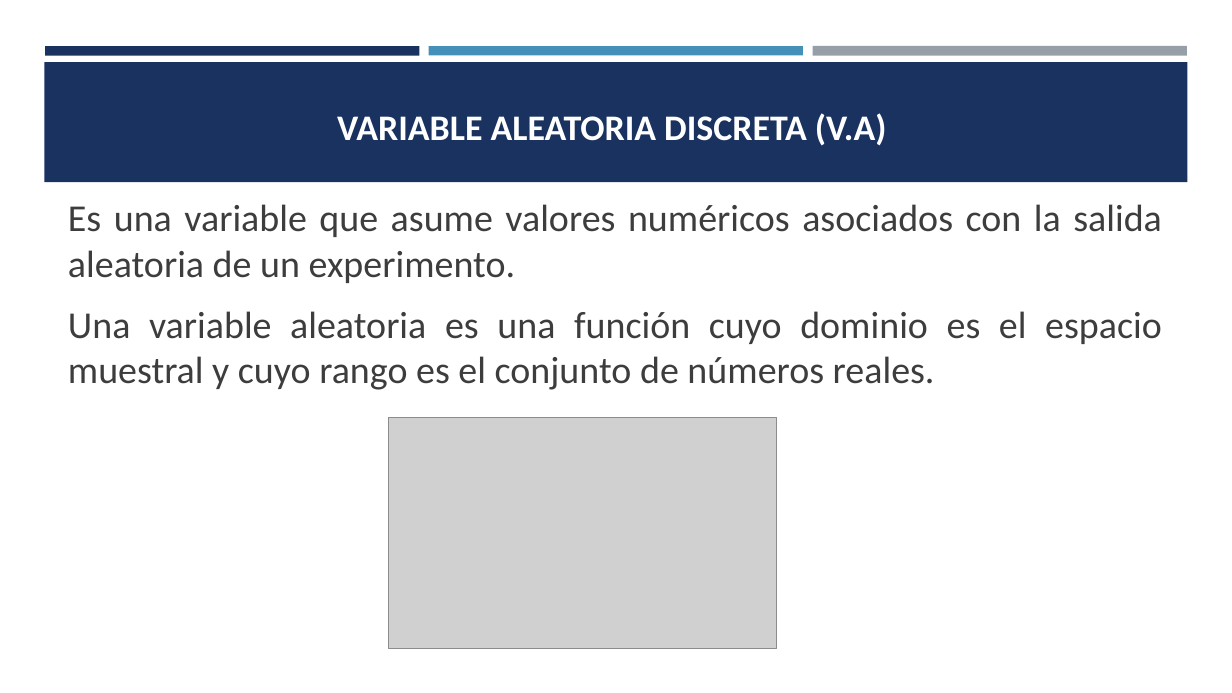
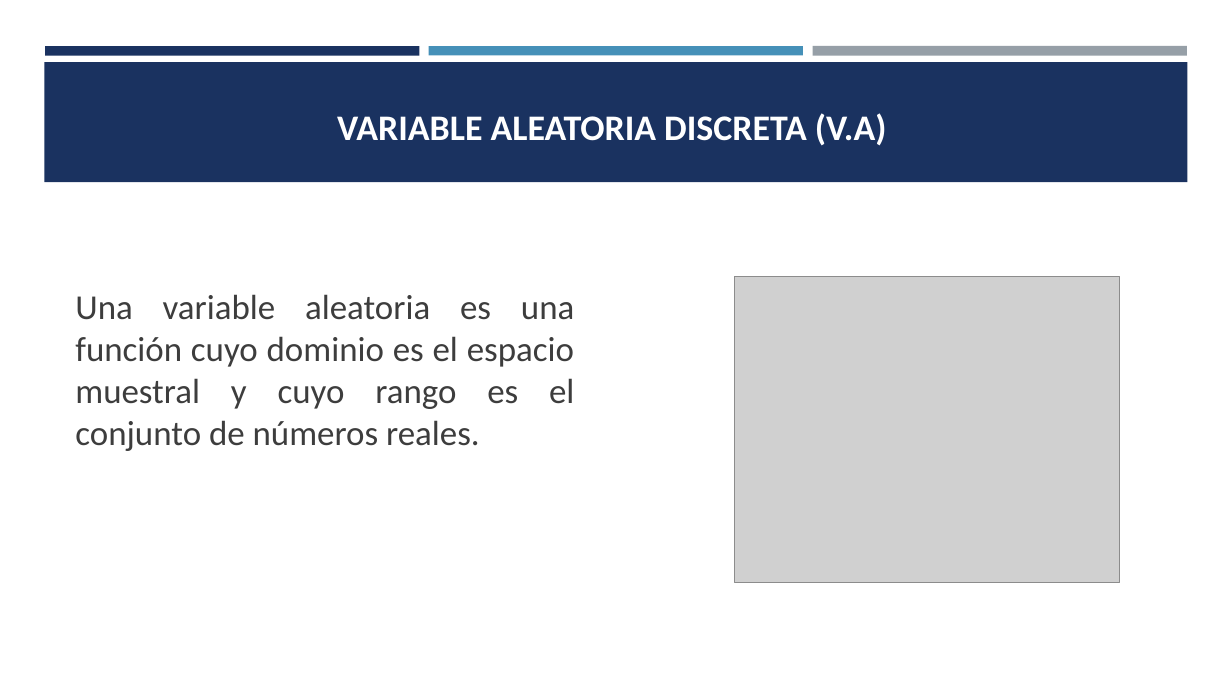
Before and after one commit to estadisticaITM/estadisticaITM.github.io, a slide deck: slide 3 of ITM_VAD_EBX.pptx. Drawn at 1232x693 pixels with LibreOffice and Linux fonts; fonts in the diff are those of the drawing; grey boxes stand for pictures. Boxes give left, top, right and bottom in pixels: in the first picture for what was removed or moved away, otherwise in the second. Text is boxed around its words. In the diff, an @@ line names an element or a change of style, - is before the commit and + after.

```diff
--- a/ITM_VAD_EBX.pptx
+++ b/ITM_VAD_EBX.pptx
@@ text at <box>68,204,1162,283</box>: paragraph removed @@
-Es una variable que asume valores numéricos asociados con la salida aleatoria de un experimento.
@@ text "Una variable aleatoria es una ...": place and size @@
-text "Una variable aleatoria es una ..." at <box>68,204,1162,390</box>
+text "Una variable aleatoria es una ..." at <box>75,294,574,451</box>
@@ text "Una variable aleatoria es una ..." at <box>75,294,574,451</box>: size 29.6 to 27.2 pt @@
@@ picture added at <box>735,276,1120,582</box> @@
@@ picture removed at <box>388,418,777,649</box> @@
```
Also in this commit, not shown: 4 other slides changed, 3 slides added, 4 slides removed, 11 other files.
